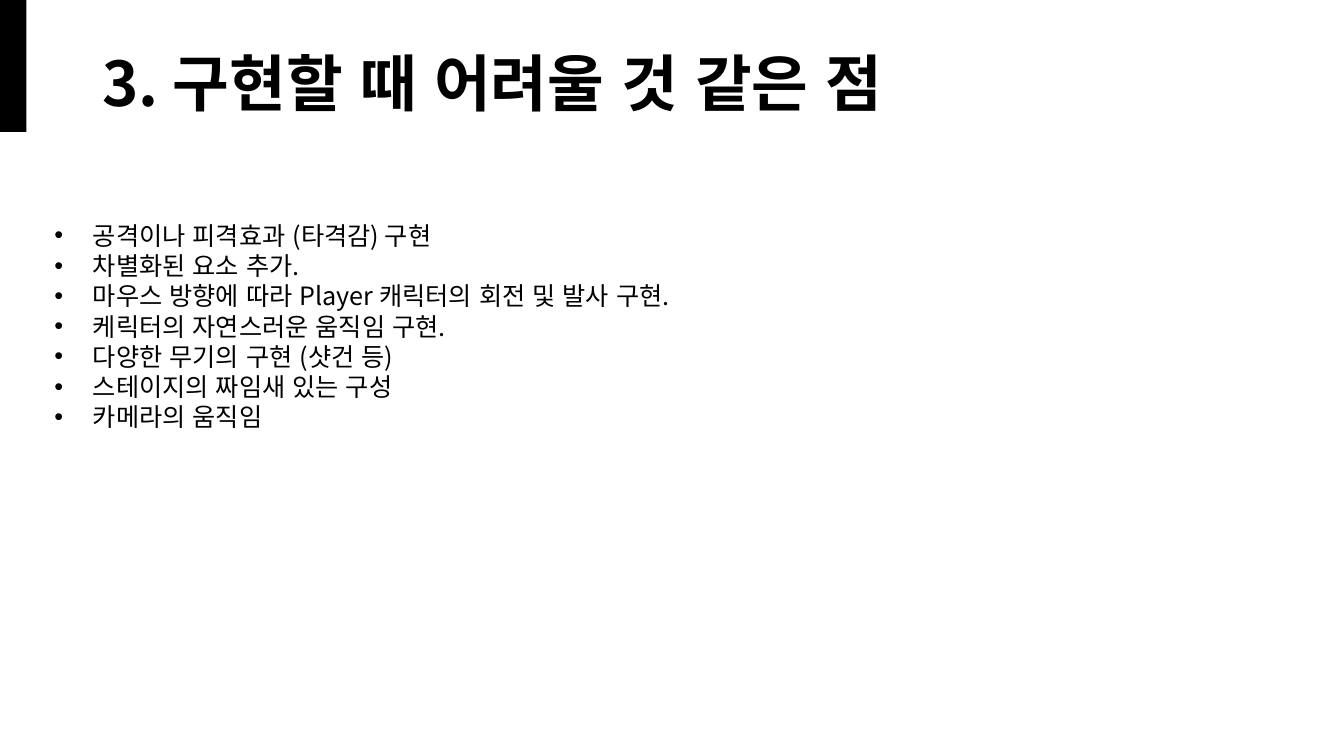
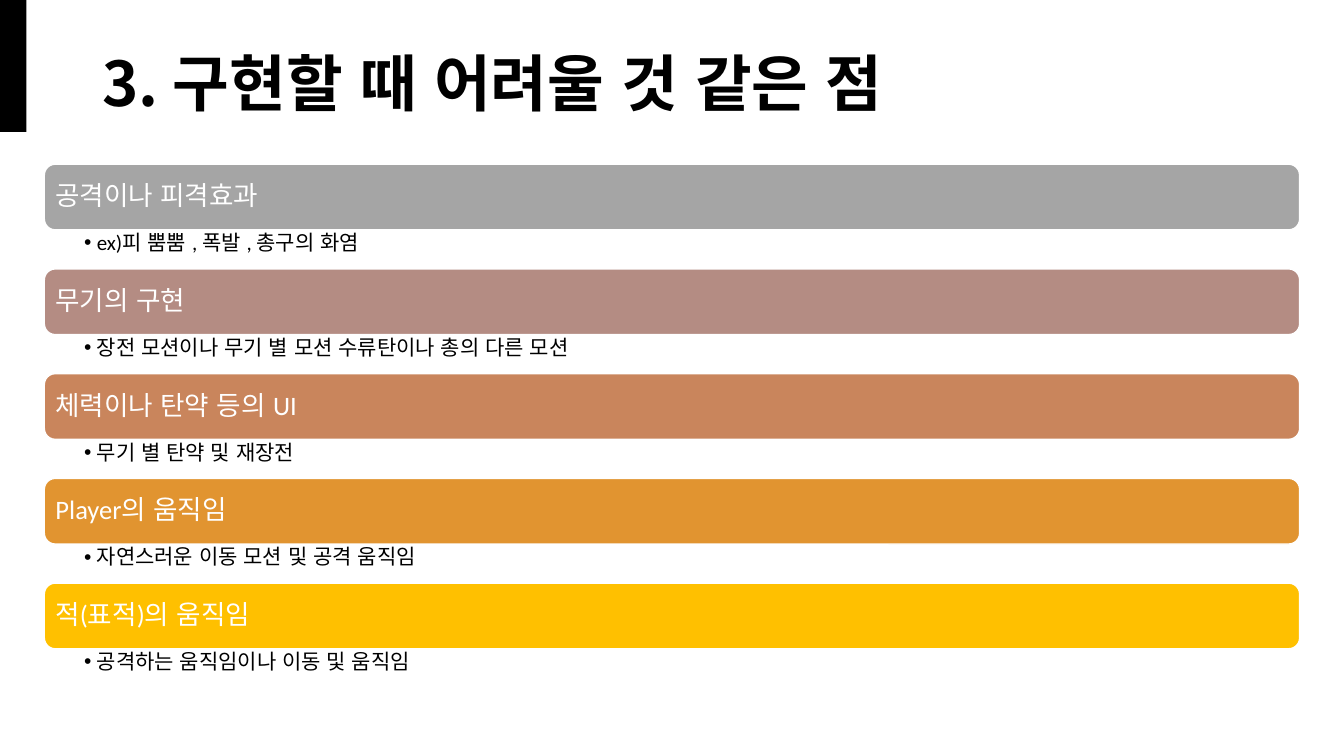
Before and after one commit to AKUMAKUgames/unityProTest, a slide deck: slide 4 of 발표자료 초안.pptx. Drawn at 1344x756 pixels with LibreOffice and Linux fonts; fonts in the diff are those of the drawing. Boxes give left, top, right and bottom in pixels: in the first picture for what was removed or moved away, otherwise in the second. Text is boxed around its words. In the diff, an @@ line names an element or a change of style, - is before the commit and + after.

```diff
--- a/발표자료 초안.pptx
+++ b/발표자료 초안.pptx
@@ text removed at (x1=93, y1=224, x2=669, y2=428) @@
-• 공격이나 피격효과 (타격감) 구현
-• 차별화된 요소 추가.
-• 마우스 방향에 따라 Player 캐릭터의 회전 및 발사 구현.
-• 케릭터의 자연스러운 움직임 구현.
-• 다양한 무기의 구현 (샷건 등)
-• 스테이지의 짜임새 있는 구성
-• 카메라의 움직임
@@ group added at (x1=44, y1=164, x2=1300, y2=671): 10 texts, 5 rounded rectangles @@
+공격이나 피격효과
+  •• ex)피 뿜뿜 , 폭발 , 총구의 화염
+무기의 구현
+  •• 장전 모션이나 무기 별 모션 수류탄이나 총의 다른 모션
+체력이나 탄약 등의 UI
+  •• 무기 별 탄약 및 재장전
+Player의 움직임
+  •• 자연스러운 이동 모션 및 공격 움직임
+적(표적)의 움직임
+  •• 공격하는 움직임이나 이동 및 움직임
```
Also in this commit, not shown: 2 other slides changed.
